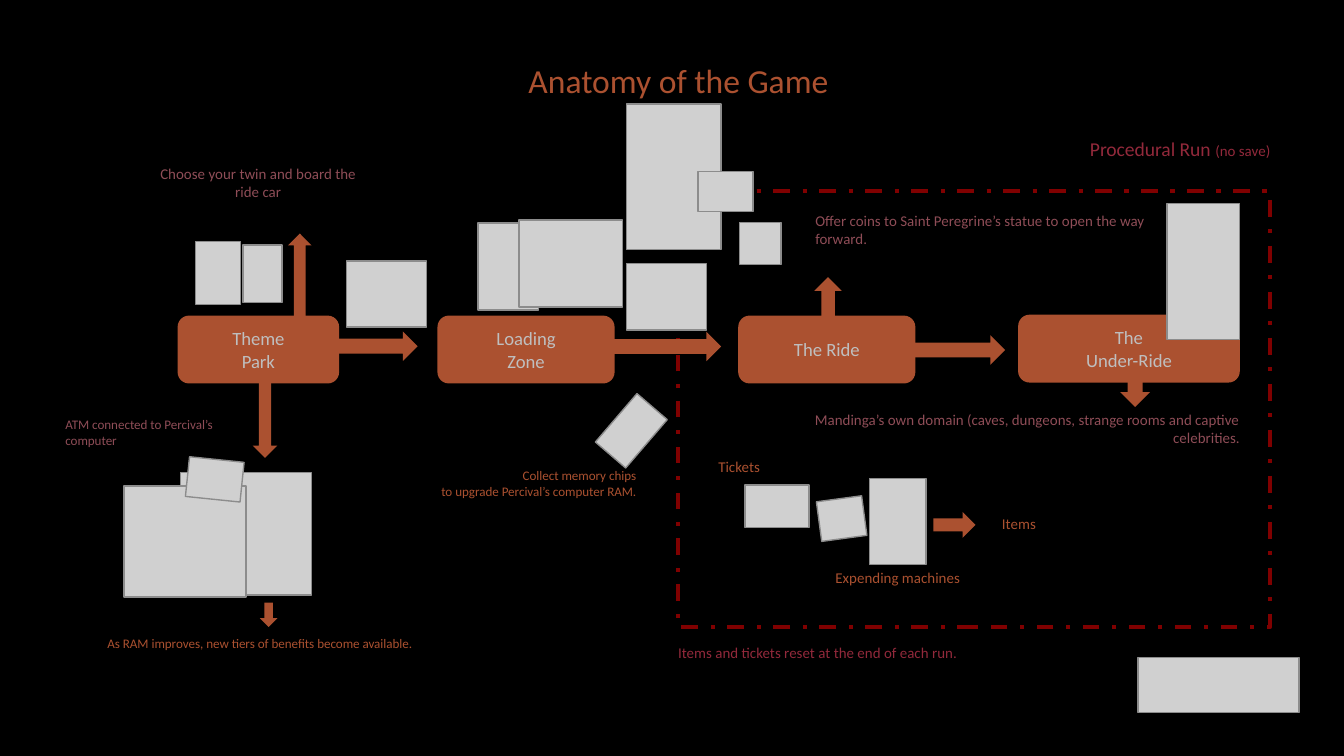
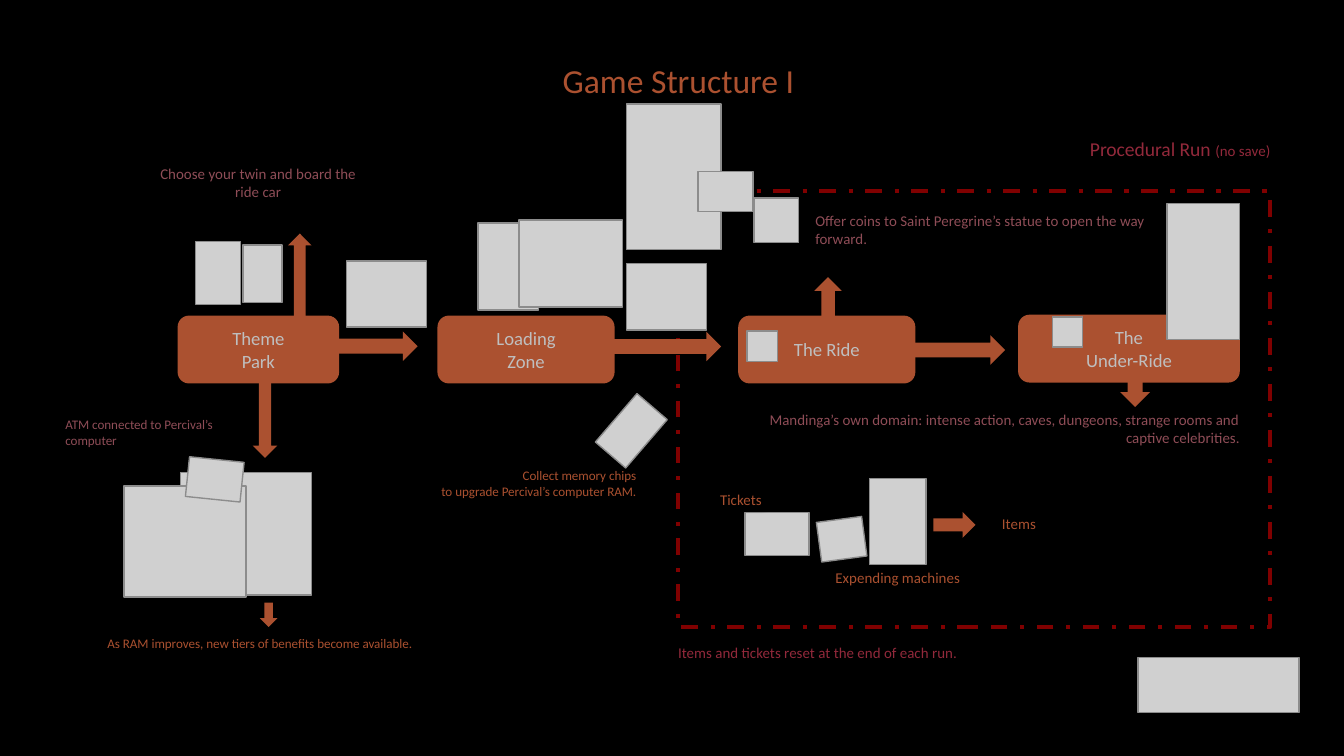
Before and after one commit to diegohcanepa/Remizione, a slide deck: slide 8 of Pitch Deck.pptx (slide 7 before the commit). Drawn at 1344x756 pixels with LibreOffice and Linux fonts; fonts in the diff are those of the drawing; grey boxes stand for pictures; background and template pictures are left out. Boxes give left, top, right and bottom in pixels: in the first picture for what was removed or moved away, otherwise in the second. Text is boxed around its words. In the diff, an @@ line names an element or a change of style, - is before the commit and + after.

```diff
--- a/Pitch Deck.pptx
+++ b/Pitch Deck.pptx
@@ text at [563, 71, 794, 93]: text changed @@
-Anatomy of the Game
+Game Structure I
@@ picture added at [754, 198, 798, 242] @@
@@ picture added at [1052, 317, 1083, 348] @@
@@ picture: place and size @@
-picture at [739, 223, 781, 265]
+picture at [747, 331, 778, 362]
@@ text at [770, 414, 1240, 446]: text changed @@
-Mandinga’s own domain (caves, dungeons, strange rooms and captive celebrities.
+Mandinga’s own domain: intense action, caves, dungeons, strange rooms and captive celebrities.
@@ text "Tickets": place and size @@
-text "Tickets" at [718, 461, 760, 472]
+text "Tickets" at [720, 494, 762, 505]
@@ picture: place and size @@
-picture at [745, 485, 809, 528]
+picture at [745, 512, 809, 555]
@@ picture: place and size @@
-picture at [816, 496, 867, 542]
+picture at [816, 516, 867, 562]
```
Also in this commit, not shown: 2 other slides changed, 1 slide added, 14 other files.
